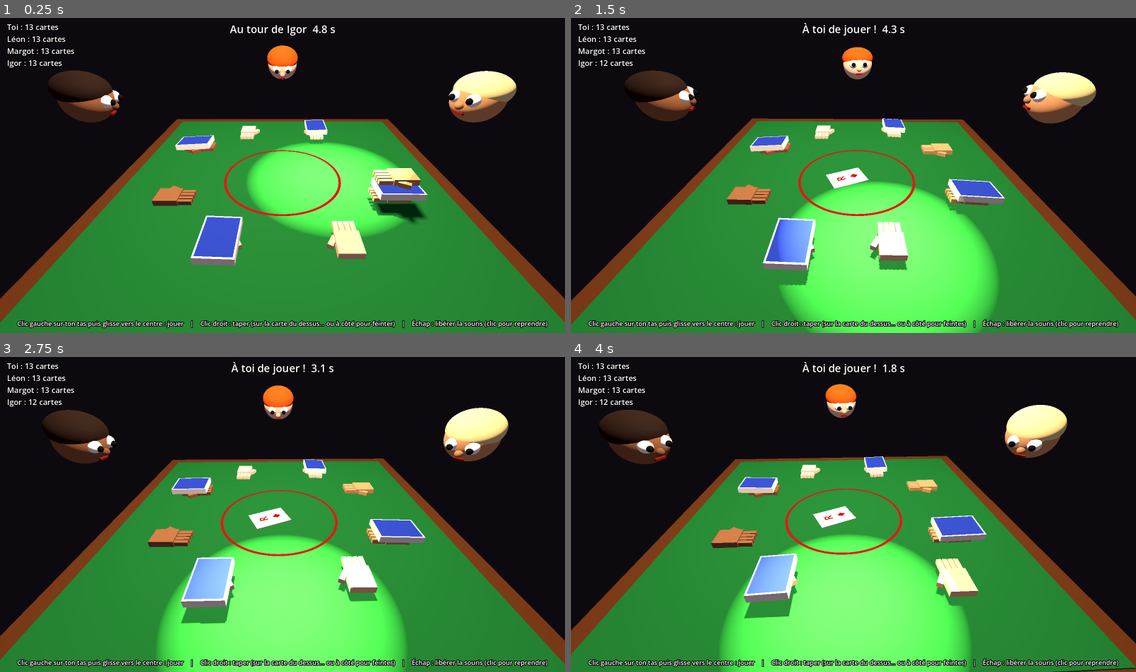
Above: before the commit, frames 1-4 (two rows, left to right).
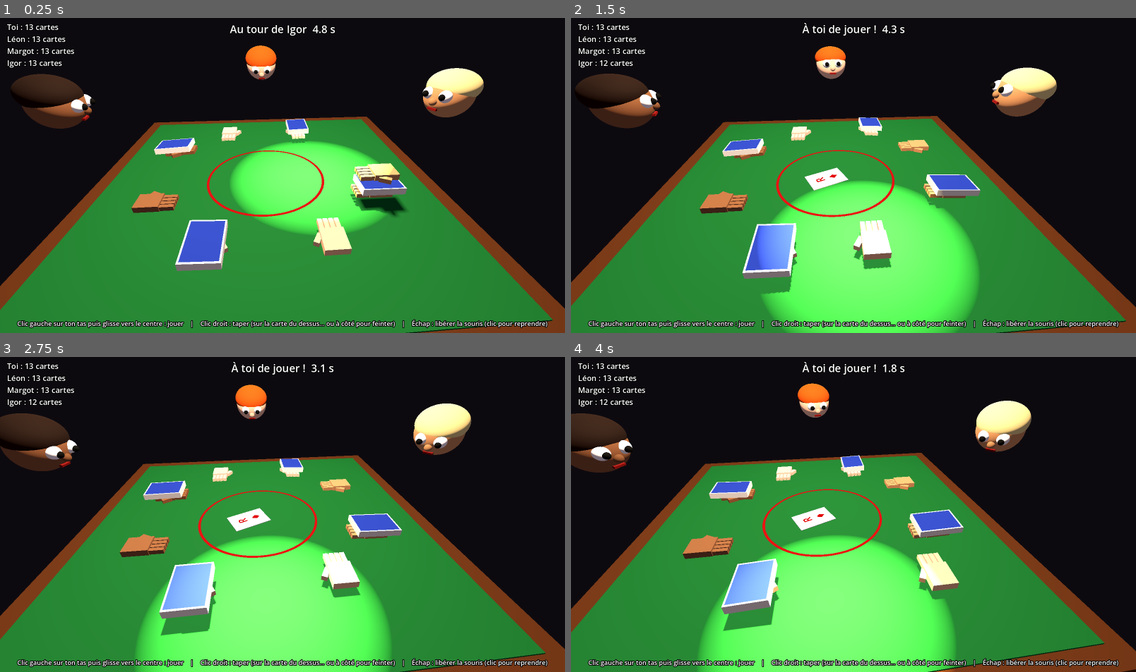
Above: after the commit, the same moments.

Repository: prenouil/Nervous
Game: Godot game, scene res://scenes/main.tscn
Two runs of this game, one before a commit and one after it. Both use one fixed random seed, a clock stepped at 60 frames per second and the inputs below.
Inputs (mouse positions are in pixels of both pictures, inside the frame that each line leads up to):
- Up to frame 1 (0.25 s): no input
- Up to frame 2 (1.5 s): tap Enter at 0.5 s; move the mouse to (881, 172) at 0.52 s; tap R at 0.6, 1.35 s; click (881, 172) at 0.67 s; move the mouse to (825, 175) at 1.27 s; click (825, 175) at 1.42 s
- Up to frame 3 (2.75 s): move the mouse to (293, 508) at 2.02 s; tap R at 2.1 s; click (293, 508) at 2.17 s
- Up to frame 4 (4 s): move the mouse to (847, 517) at 2.77 s; tap R at 2.85, 3.6 s; click (847, 517) at 2.92 s; move the mouse to (893, 517) at 3.52 s; click (893, 517) at 3.67 s

The runs differ from the first frame. In frame 1, 20% of the frame differs, in the area x 0-100%, y 8-100%; in frame 2, 25%; in frame 3, 24%; in frame 4, 24%.

Commit message:
Ordinateurs plus lents à taper, regard neutre décalé à gauche, tension croissante avec la taille du tas
Co-Authored-By: Claude Opus 5.5 <noreply@anthropic.com>

Diff:
--- a/scripts/bot_player.gd
+++ b/scripts/bot_player.gd
@@ -9,7 +9,7 @@
 const PLAY_DELAY := Vector2(0.6, 1.5)       # temps pour jouer sa carte
 const HESITATION := Vector2(0.1, 1.0)       # malus quand les deux cartes du dessus se ressemblent
 const CLOSE_RANKS := 2                      # écart de valeur considéré comme « proche »
-const REACTION_RANGE := Vector2(0.25, 0.8)  # temps de réaction pour taper, après l'arrivée de la carte
+const REACTION_RANGE := Vector2(0.25, 1.8)  # temps de réaction pour taper, après l'arrivée de la carte
 const OWN_CARD_MALUS := Vector2(0.2, 0.5)   # celui qui a joué la carte la voit mal : il réagit plus tard
 const MISTAKE_CHANCE := 0.1                 # chance (par ordinateur) de taper par erreur quand les cartes se ressemblent
 const FOLLOW_CHANCE := 0.1                  # chance de suivre par réflexe une tape par erreur, retirée à chaque tape
--- a/scripts/main.gd
+++ b/scripts/main.gd
@@ -38,6 +38,10 @@
 const TRAUMA_SLAP := 0.5          # tremblement ajouté par une tape adverse...
 const TRAUMA_HUMAN_SLAP := 0.6    # ...et par la tienne
 const TRAUMA_MAX := 3.0           # les tapes se cumulent jusqu'à cette intensité
+const SWAY_NEUTRAL := Vector2(-0.08, 0.41)  # position de la main (x, z) pour laquelle la caméra regarde droit devant
+const TENSION_CARDS := 15.0       # nombre de cartes au centre pour une tension maximale
+const TENSION_LEAN := 0.16        # la tête se penche vers la table (mètres) à tension maximale
+const TENSION_SHAKE := 0.15       # petit tremblement permanent à tension maximale
 const HEAD_RETARGET := Vector2(0.3, 1.2)  # intervalle (s) entre deux changements de regard des visages
 const HEAD_CHAOS_CHANCE := 0.2    # chance de regarder ailleurs, au hasard
 const HEAD_TURN_SPEED := 7.0      # vitesse de rotation des visages
@@ -77,6 +81,8 @@
 var _camera_base := Basis()
 var _sway := Vector2.ZERO
 var _trauma := 0.0   # intensité du tremblement, les tapes s'additionnent
+var _tension := 0.0  # monte avec la taille du tas, retombe au ramassage
+var _camera_forward := Vector3.FORWARD
 var _light_pos := Vector3(0, 1.5, 0)
 var _light_goal := Vector3(0, 1.5, 0)
 var _light_aim := Vector3.ZERO
@@ -344,6 +350,7 @@
 	add_child(camera)
 	camera.look_at_from_position(Vector3(0, 0.6, SEAT_RADIUS + 0.35), Vector3(0, 0, -0.02))
 	_camera_pos = camera.position
+	_camera_forward = -camera.basis.z
 	_camera_base = camera.basis
 
 
@@ -402,17 +409,19 @@
 
 # La caméra regarde là où pointe la main droite, et tremble selon l'intensité des tapes.
 func _update_camera(delta: float) -> void:
-	# Main au repos = regard neutre (cadrage de base).
-	var offset := _hand_target - _rest_pos(HUMAN)
-	var target := (Vector2(offset.x, offset.z) / SWAY_HAND_RANGE).clamp(Vector2(-1, -1), Vector2(1, 1))
+	# Main en SWAY_NEUTRAL (un peu à gauche du centre) = regard droit devant.
+	var offset := Vector2(_hand_target.x, _hand_target.z) - SWAY_NEUTRAL
+	var target := (offset / SWAY_HAND_RANGE).clamp(Vector2(-1, -1), Vector2(1, 1))
 	_sway = _sway.lerp(target, minf(1.0, delta * 6.0))
-	var shake := pow(_trauma, 1.5)
+	# Plus le tas grossit, plus on se penche au-dessus de la table, et plus ça tremble.
+	_tension = lerpf(_tension, clampf(center_cards.size() / TENSION_CARDS, 0.0, 1.0), minf(1.0, delta * 3.0))
+	var shake := pow(_trauma, 1.5) + _tension * TENSION_SHAKE
 	var roll := randf_range(-1, 1) * SHAKE_ANGLE * shake
 	var pitch := randf_range(-1, 1) * SHAKE_ANGLE * shake
 	camera.basis = Basis(Vector3.UP, -_sway.x * CAMERA_SWAY.x) * _camera_base \
 		* Basis(Vector3.RIGHT, -_sway.y * CAMERA_SWAY.y + pitch) * Basis(Vector3.BACK, roll)
-	camera.position = _camera_pos + Vector3(randf_range(-1, 1), randf_range(-1, 1), randf_range(-1, 1)) \
-		* SHAKE_OFFSET * shake
+	camera.position = _camera_pos + _camera_forward * TENSION_LEAN * _tension \
+		+ Vector3(randf_range(-1, 1), randf_range(-1, 1), randf_range(-1, 1)) * SHAKE_OFFSET * shake
 	_trauma = maxf(0.0, _trauma - delta * TRAUMA_DECAY)
 
 
Not shown, changed: docs/regles.md
